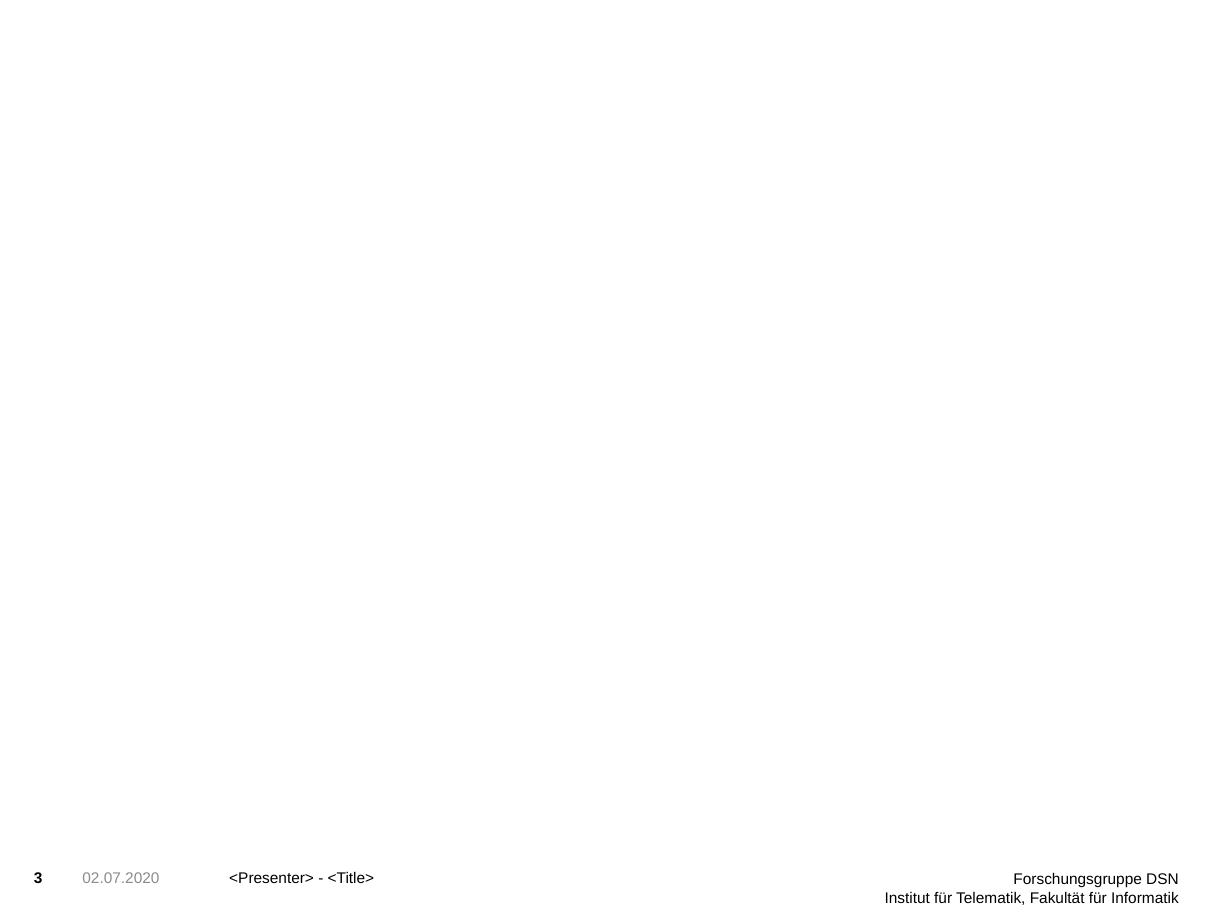
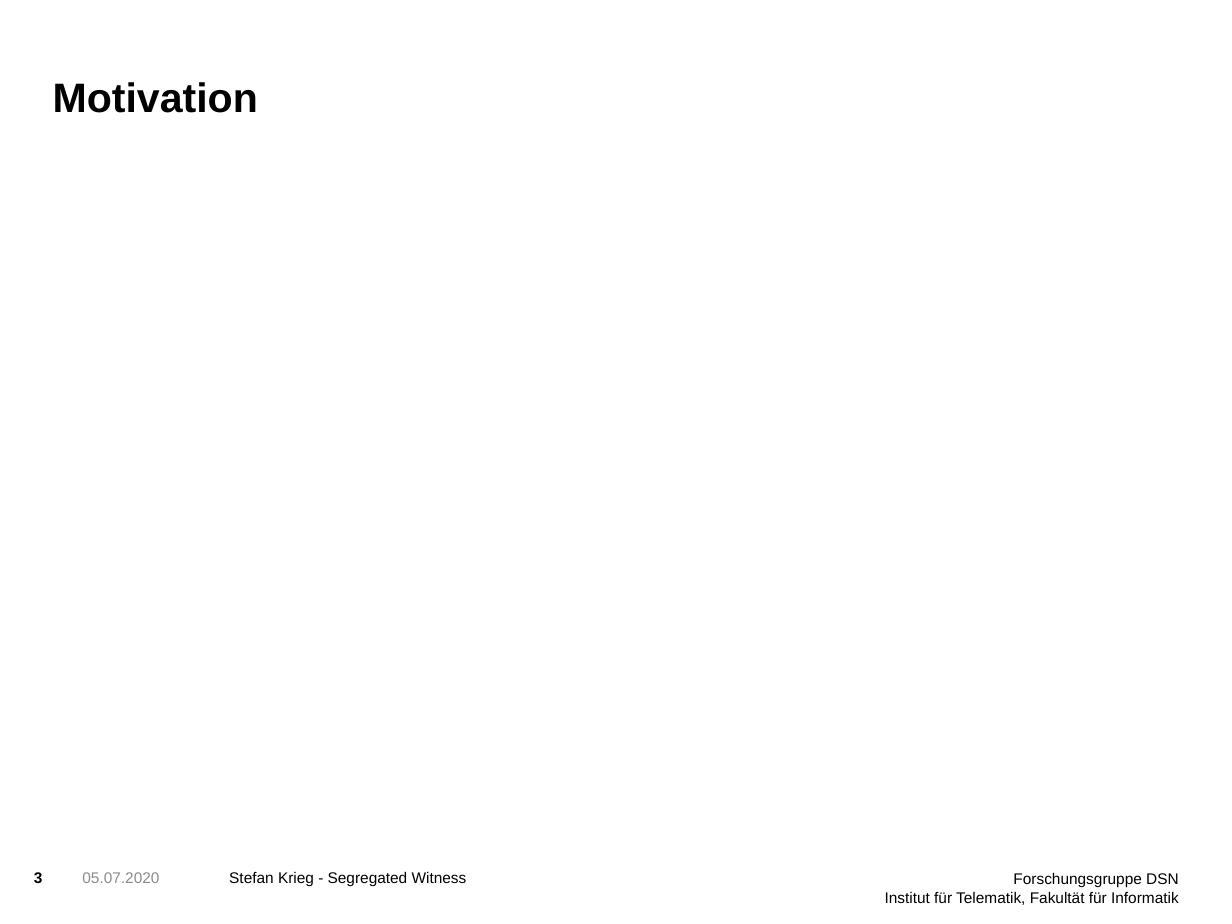
Before and after one commit to StefanDerEchte/SegWit-Proseminar, a slide deck: slide 3 of SegWit Präsentation.pptx. Drawn at 1232x924 pixels with LibreOffice and Linux fonts; fonts in the diff are those of the drawing; background and template pictures are left out. Boxes give left, top, right and bottom in pixels: in the first picture for what was removed or moved away, otherwise in the second. Text is boxed around its words. In the diff, an @@ line names an element or a change of style, - is before the commit and + after.

```diff
--- a/SegWit Präsentation.pptx
+++ b/SegWit Präsentation.pptx
@@ title added at (x1=53, y1=82, x2=258, y2=113), 24 pt, text #000000, bold @@
+Motivation
@@ text at (x1=82, y1=872, x2=159, y2=883): text changed @@
-02.07.2020
+05.07.2020
@@ text at (x1=229, y1=871, x2=467, y2=887): text changed @@
-<Presenter> - <Title>
+Stefan Krieg - Segregated Witness
```
Also in this commit, not shown: 3 other slides changed, 14 slides added, 4 slides removed, 7 other files.
